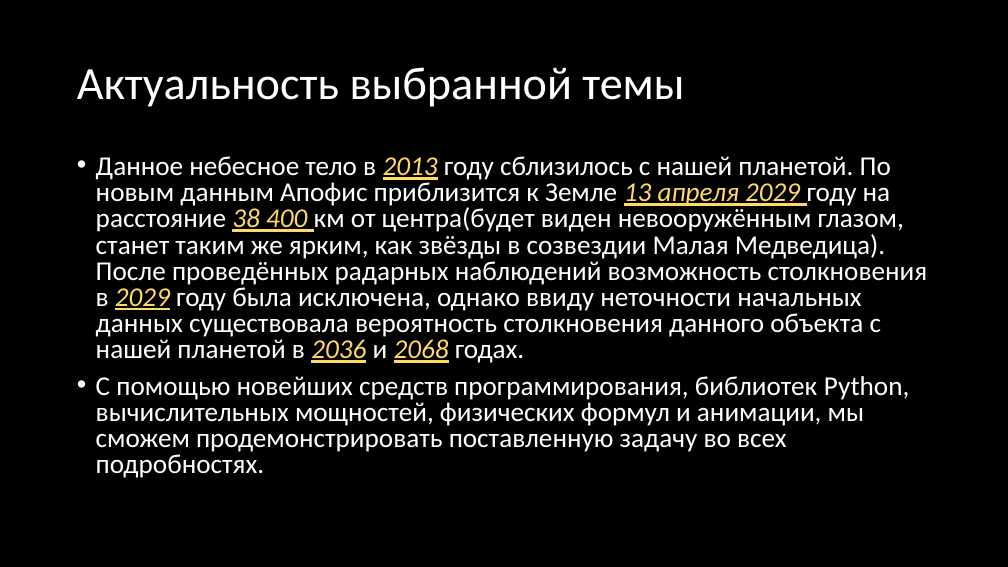
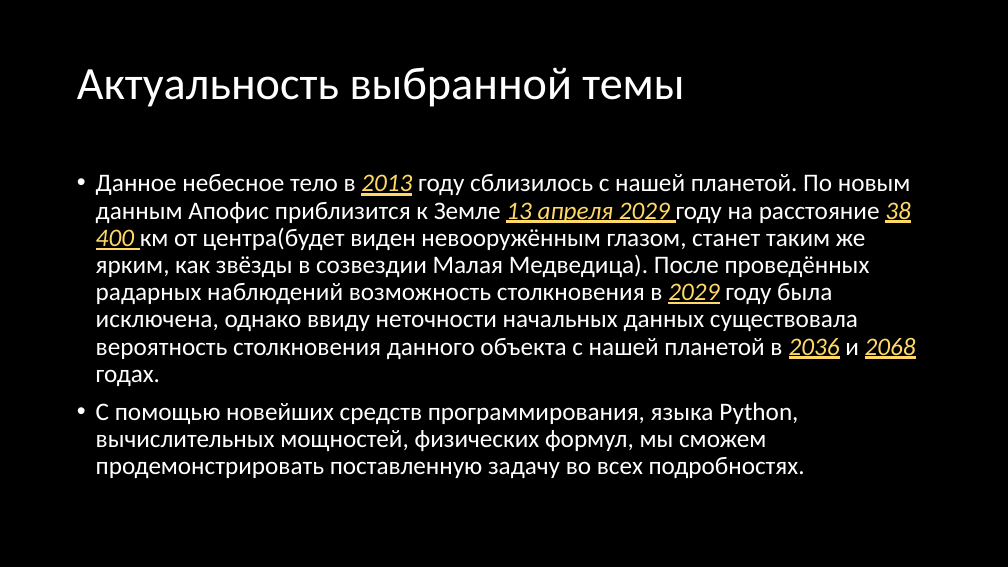
Before and after one commit to Kuznechik2004/math_modeling, a slide deck: slide 3 of Апофис МN4.pptx. Drawn at 1008x567 pixels with LibreOffice and Linux fonts; fonts in the diff are those of the drawing; background and template pictures are left out. Boxes give left, top, right and bottom in pixels: in the first picture for what was removed or moved away, otherwise in the second. Text is boxed around its words. In the diff, an @@ line names an element or a change of style, - is before the commit and + after.

Commit message:
Апофис МN4

```diff
--- a/Апофис МN4.pptx
+++ b/Апофис МN4.pptx
@@ text "Данное небесное тело в 2013 ...": place and size @@
-text "Данное небесное тело в 2013 ..." at box(96, 156, 928, 478)
+text "Данное небесное тело в 2013 ..." at box(96, 174, 916, 478)
@@ text at box(96, 174, 916, 386): size 25.9 to 24 pt in "Данное небесное тело в 2013 году сблизилось ..."; line spacing 0.8 to 0.9 @@
@@ text at box(96, 402, 805, 478): text changed; size 25.9 to 24 pt @@
-• С помощью новейших средств программирования, библиотек Python, вычислительных мощностей, физических формул и анимации, мы сможем продемонстрировать поставленную задачу во всех подробностях.
+• С помощью новейших средств программирования, языка Python, вычислительных мощностей, физических формул, мы сможем продемонстрировать поставленную задачу во всех подробностях.
```
Also in this commit, not shown: 2 other slides changed, 1 slide added.
